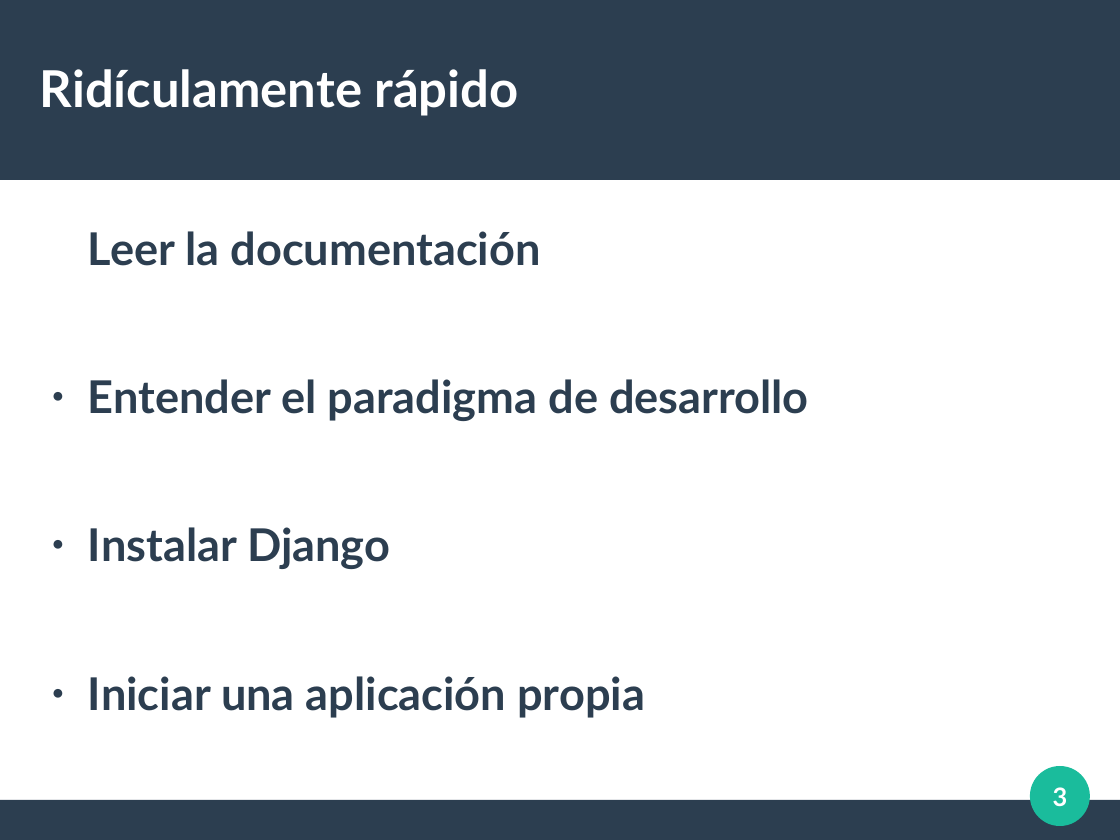
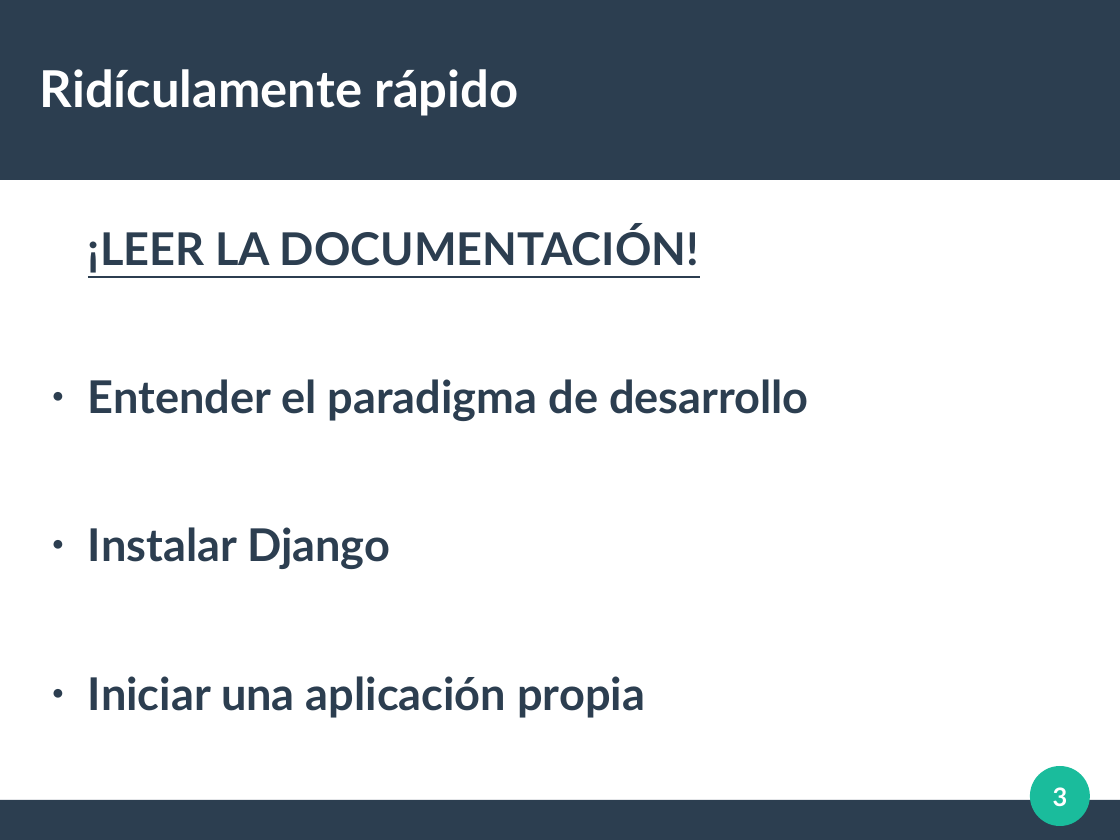
Before and after one commit to albeerto26/DjangoServerHeroku, a slide deck: slide 3 of diapos/Introduccion Django.odp. Drawn at 1120x840 pixels with LibreOffice and Linux fonts; fonts in the diff are those of the drawing. Boxes give left, top, right and bottom in pixels: in the first picture for what was removed or moved away, otherwise in the second. Text is boxed around its words. In the diff, an @@ line names an element or a change of style, - is before the commit and + after.

```diff
--- a/diapos/Introduccion Django.odp
+++ b/diapos/Introduccion Django.odp
@@ text at <box>88,226,699,273</box>: text changed @@
-Leer la documentación
+¡LEER LA DOCUMENTACIÓN!
```
Also in this commit, not shown: 3 other slides changed, 1 slide removed, 4 other files.
